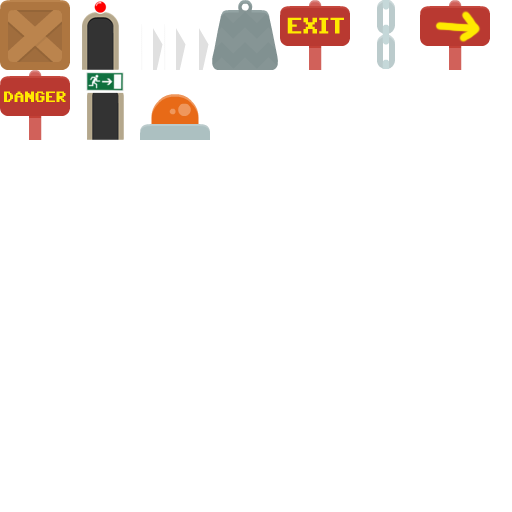
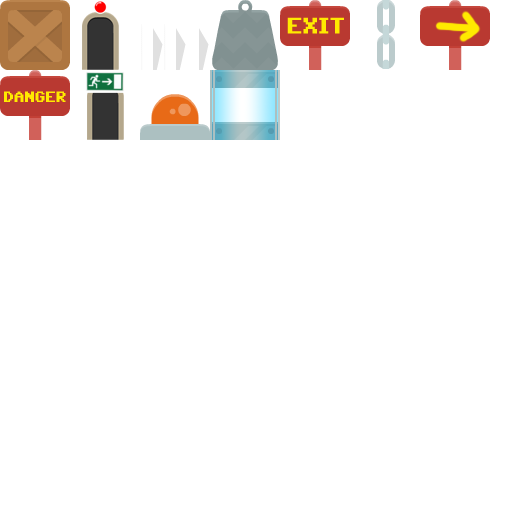
Layers edited between the first and the second 512×512 image:
added layer "Layer 11" above "Layer 10" over left=210, top=70, right=280, bottom=140
